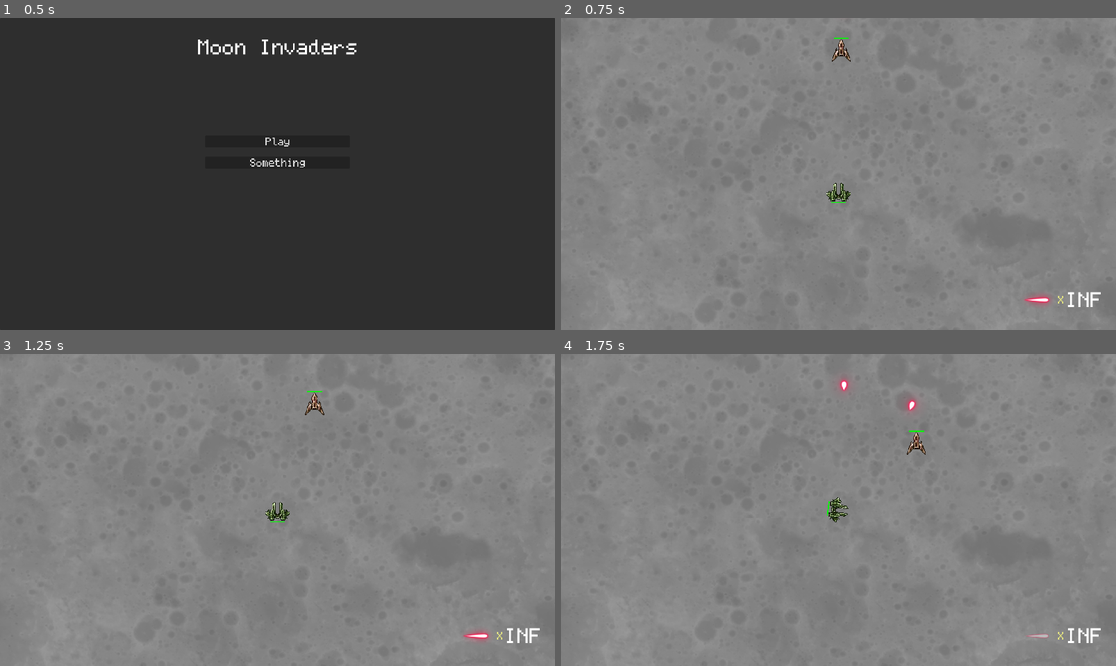
Above: before the commit, frames 1-4 (two rows, left to right).
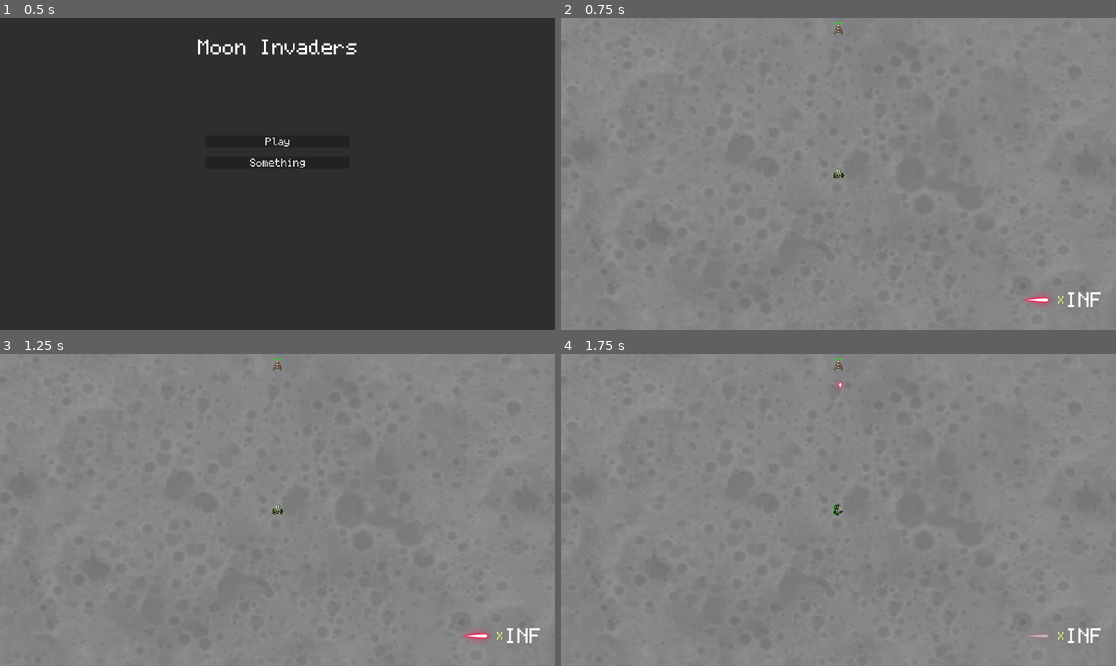
Above: after the commit, the same moments.

Repository: WeaselGames/MoonInvaders
Game: Godot game, scene res://scenes/main.tscn
The game is run twice, just before and just after one commit, with the same random seed, the same clock (stepped at 60 frames per second) and the same inputs.
Inputs:
- Up to frame 1 (0.5 s): no input
- Up to frame 2 (0.75 s): click "Play" at 0.5 s
- Up to frame 3 (1.25 s): no input
- Up to frame 4 (1.75 s): hold D (spaceship_rotate_right) from 1.28 s (still down); hold Space (spaceship_fire) from 1.28 s (still down)

Frame 1 is identical in both runs. In frame 2, 0.4% of the frame differs, in the area x 3-100%, y 1-95%; in frame 3, 0.4%; in frame 4, 0.5%, in the area x 5-100%, y 1-99%.

Commit message:
Enemy rework

Diff:
--- a/project.godot
+++ b/project.godot
@@ -32,45 +32,38 @@
 
 spaceship_strafe_left={
 "deadzone": 0.5,
-"events": [Object(InputEventJoypadMotion,"resource_local_to_scene":false,"resource_name":"","device":-1,"axis":0,"axis_value":-1.0,"script":null)
-, Object(InputEventKey,"resource_local_to_scene":false,"resource_name":"","device":-1,"window_id":0,"alt_pressed":false,"shift_pressed":false,"ctrl_pressed":false,"meta_pressed":false,"pressed":false,"keycode":0,"physical_keycode":81,"key_label":0,"unicode":113,"echo":false,"script":null)
+"events": [Object(InputEventKey,"resource_local_to_scene":false,"resource_name":"","device":-1,"window_id":0,"alt_pressed":false,"shift_pressed":false,"ctrl_pressed":false,"meta_pressed":false,"pressed":false,"keycode":0,"physical_keycode":81,"key_label":0,"unicode":113,"echo":false,"script":null)
 ]
 }
 spaceship_strafe_right={
 "deadzone": 0.5,
-"events": [Object(InputEventJoypadMotion,"resource_local_to_scene":false,"resource_name":"","device":-1,"axis":0,"axis_value":1.0,"script":null)
-, Object(InputEventKey,"resource_local_to_scene":false,"resource_name":"","device":-1,"window_id":0,"alt_pressed":false,"shift_pressed":false,"ctrl_pressed":false,"meta_pressed":false,"pressed":false,"keycode":0,"physical_keycode":69,"key_label":0,"unicode":101,"echo":false,"script":null)
+"events": [Object(InputEventKey,"resource_local_to_scene":false,"resource_name":"","device":-1,"window_id":0,"alt_pressed":false,"shift_pressed":false,"ctrl_pressed":false,"meta_pressed":false,"pressed":false,"keycode":0,"physical_keycode":69,"key_label":0,"unicode":101,"echo":false,"script":null)
 ]
 }
 spaceship_fire={
 "deadzone": 0.5,
 "events": [Object(InputEventKey,"resource_local_to_scene":false,"resource_name":"","device":-1,"window_id":0,"alt_pressed":false,"shift_pressed":false,"ctrl_pressed":false,"meta_pressed":false,"pressed":false,"keycode":0,"physical_keycode":32,"key_label":0,"unicode":32,"echo":false,"script":null)
 , Object(InputEventMouseButton,"resource_local_to_scene":false,"resource_name":"","device":-1,"window_id":0,"alt_presse …(249 unchanged characters)…
-, Object(InputEventJoypadMotion,"resource_local_to_scene":false,"resource_name":"","device":-1,"axis":5,"axis_value":1.0,"script":null)
 ]
 }
 spaceship_forward={
 "deadzone": 0.5,
 "events": [Object(InputEventKey,"resource_local_to_scene":false,"resource_name":"","device":-1,"window_id":0,"alt_pressed":false,"shift_pressed":false,"ctrl_pressed":false,"meta_pressed":false,"pressed":false,"keycode":0,"physical_keycode":87,"key_label":0,"unicode":119,"echo":false,"script":null)
-, Object(InputEventJoypadMotion,"resource_local_to_scene":false,"resource_name":"","device":-1,"axis":1,"axis_value":-1.0,"script":null)
 ]
 }
 spaceship_backward={
 "deadzone": 0.5,
 "events": [Object(InputEventKey,"resource_local_to_scene":false,"resource_name":"","device":-1,"window_id":0,"alt_pressed":false,"shift_pressed":false,"ctrl_pressed":false,"meta_pressed":false,"pressed":false,"keycode":0,"physical_keycode":83,"key_label":0,"unicode":115,"echo":false,"script":null)
-, Object(InputEventJoypadMotion,"resource_local_to_scene":false,"resource_name":"","device":-1,"axis":1,"axis_value":1.0,"script":null)
 ]
 }
 spaceship_rotate_left={
 "deadzone": 0.5,
-"events": [Object(InputEventJoypadButton,"resource_local_to_scene":false,"resource_name":"","device":-1,"button_index":9,"pressure":0.0,"pressed":true,"script":null)
-, Object(InputEventKey,"resource_local_to_scene":false,"resource_name":"","device":-1,"window_id":0,"alt_pressed":false,"shift_pressed":false,"ctrl_pressed":false,"meta_pressed":false,"pressed":false,"keycode":0,"physical_keycode":65,"key_label":0,"unicode":97,"echo":false,"script":null)
+"events": [Object(InputEventKey,"resource_local_to_scene":false,"resource_name":"","device":-1,"window_id":0,"alt_pressed":false,"shift_pressed":false,"ctrl_pressed":false,"meta_pressed":false,"pressed":false,"keycode":0,"physical_keycode":65,"key_label":0,"unicode":97,"echo":false,"script":null)
 ]
 }
 spaceship_rotate_right={
 "deadzone": 0.5,
-"events": [Object(InputEventJoypadButton,"resource_local_to_scene":false,"resource_name":"","device":-1,"button_index":10,"pressure":0.0,"pressed":true,"script":null)
-, Object(InputEventKey,"resource_local_to_scene":false,"resource_name":"","device":-1,"window_id":0,"alt_pressed":false,"shift_pressed":false,"ctrl_pressed":false,"meta_pressed":false,"pressed":false,"keycode":0,"physical_keycode":68,"key_label":0,"unicode":100,"echo":false,"script":null)
+"events": [Object(InputEventKey,"resource_local_to_scene":false,"resource_name":"","device":-1,"window_id":0,"alt_pressed":false,"shift_pressed":false,"ctrl_pressed":false,"meta_pressed":false,"pressed":false,"keycode":0,"physical_keycode":68,"key_label":0,"unicode":100,"echo":false,"script":null)
 ]
 }
 spaceship_weapons_up={
--- a/scenes/projectiles/missile/missile.tscn
+++ b/scenes/projectiles/missile/missile.tscn
@@ -58,7 +58,7 @@
 
 [node name="Missile" type="Area2D" node_paths=PackedStringArray("animated_sprite")]
 z_index = 1
-scale = Vector2(0.75, 0.75)
+scale = Vector2(0.375, 0.375)
 script = ExtResource("1_ukt6e")
 animated_sprite = NodePath("AnimatedSprite")
 size = Vector2i(12, 60)
--- a/scenes/projectiles/phaser/phaser.tscn
+++ b/scenes/projectiles/phaser/phaser.tscn
@@ -7,6 +7,7 @@
 size = Vector2(18, 32)
 
 [node name="Phaser" type="Area2D"]
+scale = Vector2(0.5, 0.5)
 script = ExtResource("1_4enjs")
 damage = 25
 speed = 1000
--- a/scenes/ships/enemy/enemy.gd
+++ b/scenes/ships/enemy/enemy.gd
@@ -1,16 +1,54 @@
 class_name Enemy
 extends Ship
 
-var ai: EnemyAI
+var _world: World
+var _player: Player
 
-func _ready():
-	super._ready()
-	ai = EnemyAI.new(self)
-	input = ai.get_input()
+enum EnemyAIState { MOVE_TO_PLAYER, AIM_AT_PLAYER, FIRE_AT_PLAYER }
+var ai_state: EnemyAIState = EnemyAIState.MOVE_TO_PLAYER
 
-func _process(delta: float) -> void:
-	super._process(delta)
-	ai.update()
+func _ship_ready() -> void:
+	_world = GameState.world
+	if _world == null:
+		_world = await EventBus.world_ready
+	_player = GameState.player
+	if _player == null:
+		_player = await EventBus.player_ready
 
 func ship_destroyed() -> void:
 	EventBus.enemy_destroyed.emit(self)
+
+func update_input():
+	# all input values are floats from -1 to 1
+	yaw = 0
+	thrust = 0
+	strafe = 0
+
+	var target_yaw: float = position.angle_to(_player.position)
+	var angle_difference: float = target_yaw - rotation
+	if abs(angle_difference) > deg_to_rad(1):
+		ai_state = EnemyAIState.AIM_AT_PLAYER
+
+	match ai_state:
+		EnemyAIState.MOVE_TO_PLAYER:
+			if abs(angle_difference) > deg_to_rad(1):
+				ai_state = EnemyAIState.AIM_AT_PLAYER
+
+		EnemyAIState.AIM_AT_PLAYER:
+			if abs(angle_difference) > deg_to_rad(1):
+				# Rotate towards the player
+				if angle_difference > 0:
+					yaw = 1
+				else:
+					yaw = -1
+
+			if abs(angle_difference) < deg_to_rad(1):
+				# Check if the player is within firing range
+				if position.distance_to(_player.position) < 100:
+					ai_state = EnemyAIState.FIRE_AT_PLAYER
+				else:
+					ai_state = EnemyAIState.MOVE_TO_PLAYER
+
+		EnemyAIState.FIRE_AT_PLAYER:
+			if abs(angle_difference) > deg_to_rad(1):
+				ai_state = EnemyAIState.AIM_AT_PLAYER
--- a/scenes/ships/enemy/enemy.tscn
+++ b/scenes/ships/enemy/enemy.tscn
@@ -8,13 +8,12 @@
 [sub_resource type="RectangleShape2D" id="RectangleShape2D_n63kb"]
 size = Vector2(33, 39)
 
-[node name="Enemy" type="CharacterBody2D" node_paths=PackedStringArray("health_bar", "sprite", "weapon_hardpoints")]
+[node name="Enemy" type="CharacterBody2D" node_paths=PackedStringArray("health_bar", "sprite")]
 z_index = 10
-scale = Vector2(2, 2)
 script = ExtResource("1_w35kq")
 health_bar = NodePath("HealthBar")
 sprite = NodePath("Sprite2D")
-weapon_hardpoints = [NodePath("LeftPhaser"), NodePath("RightPhaser"), NodePath("CenterMissile")]
+max_speed = 50
 
 [node name="CollisionShape2D" type="CollisionShape2D" parent="."]
 shape = SubResource("RectangleShape2D_n63kb")
--- a/scenes/ships/player/player.gd
+++ b/scenes/ships/player/player.gd
@@ -1,19 +1,18 @@
 class_name Player
 extends Ship
 
-func _ready() -> void:
-	super._ready()
+func _ship_ready() -> void:
 	EventBus.player_ready.emit(self)
 
-func _input(_event: InputEvent) -> void:
-	if Input.is_action_just_pressed("spaceship_fire"):
-		input.fire = true
+func update_input() -> void:
+	if Input.is_action_pressed("spaceship_fire"):
+		weapons_fire = true
 
-	input.strafe = Input.get_axis("spaceship_strafe_left", "spaceship_strafe_right")
-	input.thrust = Input.get_axis("spaceship_forward", "spaceship_backward")
-	input.yaw = Input.get_axis("spaceship_rotate_left", "spaceship_rotate_right")
-	input.weapons_up = Input.is_action_pressed("spaceship_weapons_up")
-	input.weapons_down = Input.is_action_pressed("spaceship_weapons_down")
+	strafe = Input.get_axis("spaceship_strafe_left", "spaceship_strafe_right")
+	thrust = Input.get_axis("spaceship_forward", "spaceship_backward")
+	yaw = Input.get_axis("spaceship_rotate_left", "spaceship_rotate_right")
+	weapons_up = Input.is_action_just_pressed("spaceship_weapons_up")
+	weapons_down = Input.is_action_just_pressed("spaceship_weapons_down")
 
 func pickup_item(item: Item) -> void:
 	match item.item_type:
--- a/scenes/ships/player/player.tscn
+++ b/scenes/ships/player/player.tscn
@@ -10,11 +10,9 @@
 
 [node name="Player" type="CharacterBody2D" node_paths=PackedStringArray("health_bar", "sprite", "weapon_hardpoints")]
 z_index = 10
-scale = Vector2(2, 2)
 script = ExtResource("1_mugof")
 health_bar = NodePath("HealthBar")
 sprite = NodePath("Sprite2D")
-max_strafe_speed = null
 weapon_hardpoints = [NodePath("LeftPhaser"), NodePath("RighPhaser"), NodePath("CenterMissile")]
 
 [node name="Sprite2D" type="Sprite2D" parent="."]
--- a/scenes/ships/ship.gd
+++ b/scenes/ships/ship.gd
@@ -23,16 +23,13 @@
 signal weapon_fired(ammo: Ammo, cooldown: float, cooldown_timer: Timer)
 signal ammo_changed(ammo: Ammo)
 
-class ShipInput:
-	var fire: bool = false
-	var weapons_up: bool = false
-	var weapons_down: bool = false
+var weapons_fire: bool = false
+var weapons_up: bool = false
+var weapons_down: bool = false
 
-	var thrust: float
-	var yaw: float
-	var strafe: float
-
-var input: ShipInput = ShipInput.new()
+var thrust: float
+var yaw: float
+var strafe: float
 
 var ammo: Array[Ammo]
 var ammo_index := 0 :
@@ -74,40 +71,46 @@
 	health = max_health
 	var default_ammo: Ammo = Ammo.new(default_ammo_icon, default_ammo_scene, Projectile.ProjectileType.PHASER, -1)
 	ammo.append(default_ammo)
+	_ship_ready()
+
+func _ship_ready() -> void:
+	pass
 
 func _physics_process(delta: float) -> void:
 	if GameState.paused:
 		return
 
-	if input.yaw == 0:
+	if yaw == 0:
 		rotation_velocity = move_toward(rotation_velocity, 0, friction)
 	else:
-		rotation_velocity = move_toward(rotation_velocity, input.yaw * yaw_max_speed, yaw_acceleration)
+		rotation_velocity = move_toward(rotation_velocity, yaw * yaw_max_speed, yaw_acceleration)
 
 	rotation += rotation_velocity * delta
 
-	if input.thrust == 0 and input.strafe == 0:
+	if thrust == 0 and strafe == 0:
 		velocity = velocity.move_toward(Vector2(0, 0), friction)
 	else:
-		velocity = velocity.move_toward(Vector2(input.strafe * max_speed, input.thrust * max_speed).rotated(rotation), acceleration)
+		velocity = velocity.move_toward(Vector2(strafe * max_speed, thrust * max_speed).rotated(rotation), acceleration)
 
 	velocity = velocity.limit_length(max_speed)
 
 	move_and_slide()
 
 func _process(_delta: float) -> void:
-	if input.weapons_up:
+	update_input()
+
+	if weapons_up:
 		ammo_index += 1
 		ammo_changed.emit(ammo[ammo_index])
-		input.weapons_up = false
-	if input.weapons_down:
+		weapons_up = false
+	if weapons_down:
 		ammo_index -= 1
 		ammo_changed.emit(ammo[ammo_index])
-		input.weapons_down = false
+		weapons_down = false
 
-	if input.fire:
+	if weapons_fire:
 		fire()
-		input.fire = false
+		weapons_fire = false
 
 func fire() -> void:
 	if weapon_cooldown.time_left > 0:
@@ -131,8 +134,8 @@
 		ammo_index -= 1
 		ammo_changed.emit(ammo[ammo_index])
 
-func get_input() -> ShipInput:
-	return input
+func update_input() -> void:
+	pass
 
 func apply_damage(damage: int) -> void:
 	health -= damage
--- a/scenes/ships/ship.tscn
+++ b/scenes/ships/ship.tscn
@@ -8,10 +8,13 @@
 [sub_resource type="RectangleShape2D" id="RectangleShape2D_l3enx"]
 size = Vector2(43, 33)
 
-[node name="Ship" type="CharacterBody2D"]
+[node name="Ship" type="CharacterBody2D" node_paths=PackedStringArray("health_bar", "sprite", "weapon_hardpoints")]
 z_index = 10
 scale = Vector2(2.5, 2.5)
 script = ExtResource("1_2npxx")
+health_bar = NodePath("HealthBar")
+sprite = NodePath("Sprite")
+weapon_hardpoints = [NodePath("LeftPhaser"), NodePath("RighPhaser"), NodePath("CenterMissile")]
 
 [node name="CollisionShape2D" type="CollisionShape2D" parent="."]
 shape = SubResource("RectangleShape2D_l3enx")
--- a/scenes/world/camera.gd
+++ b/scenes/world/camera.gd
@@ -9,10 +9,11 @@
 	EventBus.player_ready.connect(self._on_player_ready)
 
 func _on_world_ready(world: World):
-	limit_left = -int(world.size.x / 2.0)
-	limit_right = int(world.size.x / 2.0)
-	limit_top = -int(world.size.y / 2.0)
-	limit_bottom = int(world.size.y / 2.0)
+#	limit_left = -int(world.size.x / 2.0)
+#	limit_right = int(world.size.x / 2.0)
+#	limit_top = -int(world.size.y / 2.0)
+#	limit_bottom = int(world.size.y / 2.0)
+	pass
 
 func _on_player_ready(_player: Player):
 	self.player = _player
--- a/scenes/world/objects.gd
+++ b/scenes/world/objects.gd
@@ -17,7 +17,7 @@
 	var world_y = int(world_size.y/2.0)
 
 	for child in get_children():
-		if child is Ship:
+		if child is Ship or child is Projectile:
 			if child.position.x > world_x:
 				child.position.x = -world_x
 			if child.position.x < -world_x:
@@ -27,16 +27,7 @@
 				child.position.y = -world_y
 			if child.position.y < -world_y:
 				child.position.y = world_y
-		elif child is Projectile:
-			if child.position.x > world_x:
-				child.position.x = -world_x
-			if child.position.x < -world_x:
-				child.position.x = world_x
 
-			if child.position.y > world_y:
-				child.queue_free()
-			if child.position.y < -world_y:
-				child.queue_free()
 		elif child is Item:
 			if child.position.x > world_x:
 				child.queue_free()
--- a/scenes/world/world.tscn
+++ b/scenes/world/world.tscn
@@ -17,10 +17,11 @@
 [node name="Background" type="ParallaxBackground" parent="CanvasLayer"]
 
 [node name="FloorLayer" type="ParallaxLayer" parent="CanvasLayer/Background"]
+position = Vector2(-2048, -2048)
 motion_mirroring = Vector2(2048, 2048)
 
 [node name="MoonSurface" type="Sprite2D" parent="CanvasLayer/Background/FloorLayer"]
-position = Vector2(960, 540)
+position = Vector2(1024, 1024)
 texture = ExtResource("2_jk8gw")
 
 [node name="Objects" type="Node2D" parent="."]
@@ -28,5 +29,4 @@
 items = Array[PackedScene]([ExtResource("4_ik2jr"), ExtResource("5_i3sb7")])
 
 [node name="PlayerCamera" type="Camera2D" parent="."]
-position = Vector2(0, -150)
 script = ExtResource("5_8hv6i")
--- a/src/enemy_ai/enemy_ai.gd
+++ /dev/null
@@ -1,17 +0,0 @@
-class_name EnemyAI
-extends RefCounted
-
-var enemy: Enemy
-var input: Ship.ShipInput
-
-func _init(_enemy: Enemy) -> void:
-	input = Ship.ShipInput.new()
-	enemy = _enemy
-
-func get_input() -> Ship.ShipInput:
-	return input
-
-func update() -> void:
-	input.thrust = 1
-	input.strafe = 1
-	input.fire = true
--- a/src/enemy_manager.gd
+++ b/src/enemy_manager.gd
@@ -16,7 +16,6 @@
 
 func _on_enemy_destroyed(enemy: Enemy) -> void:
 	enemies.erase(enemy)
-	enemy.queue_free()
 	if enemies.size() == 0:
 		next_wave()
 
